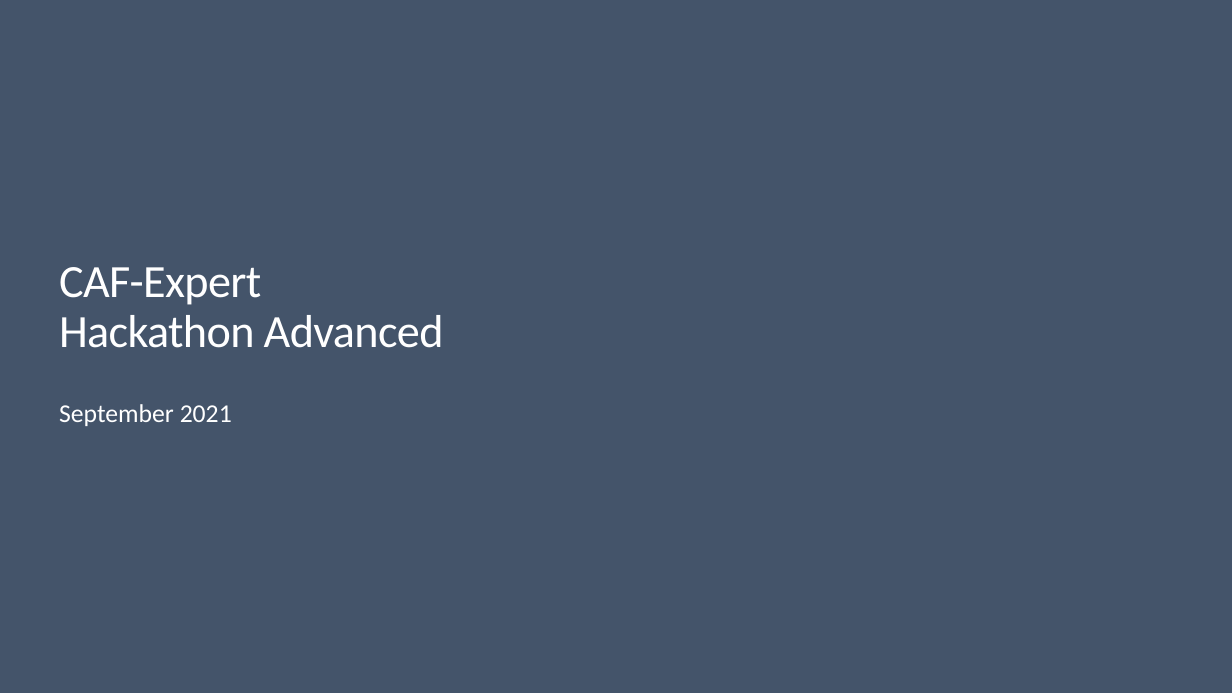
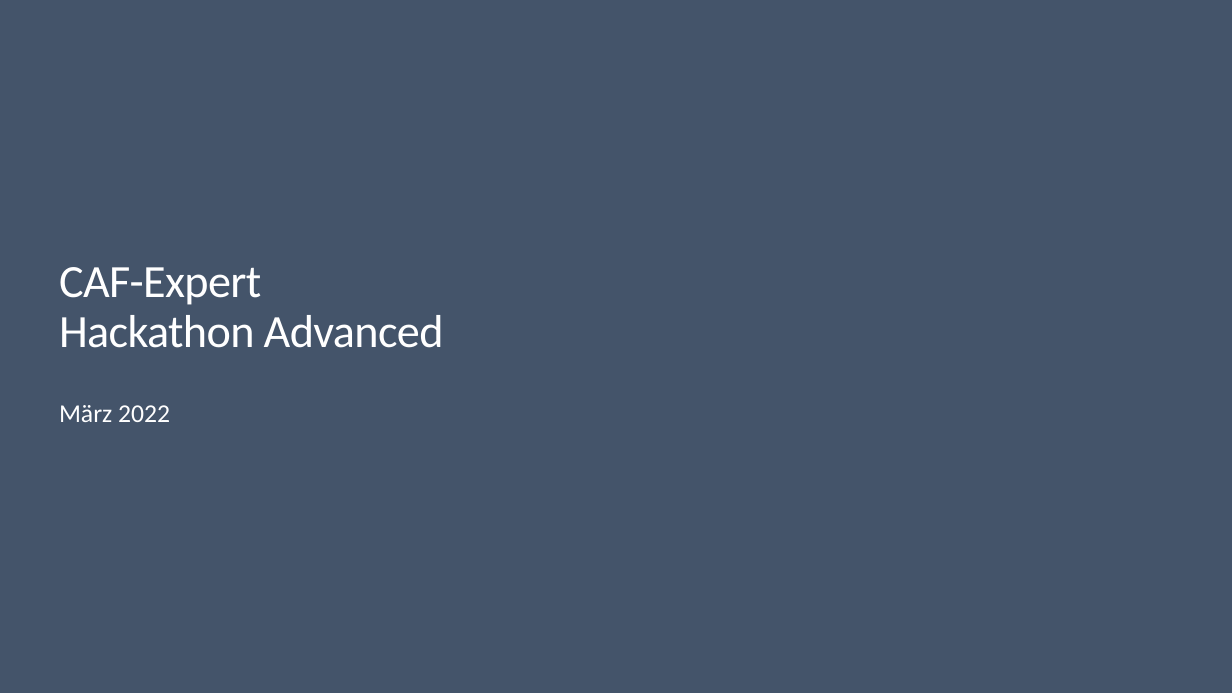
Before and after one commit to caf-expert/CAF-Hackathon-Advanced, a slide deck: slide 1 of CAF Hackathon Advanced - Walking Deck.pptx. Drawn at 1232x693 pixels with LibreOffice and Linux fonts; fonts in the diff are those of the drawing; background and template pictures are left out. Boxes give left, top, right and bottom in pixels: in the first picture for what was removed or moved away, otherwise in the second. Text is boxed around its words. In the diff, an @@ line names an element or a change of style, - is before the commit and + after.

```diff
--- a/CAF Hackathon Advanced - Walking Deck.pptx
+++ b/CAF Hackathon Advanced - Walking Deck.pptx
@@ text at (x1=59, y1=405, x2=170, y2=422): text changed @@
-September 2021
+März 2022
```
Also in this commit, not shown: 1 other slide changed.
